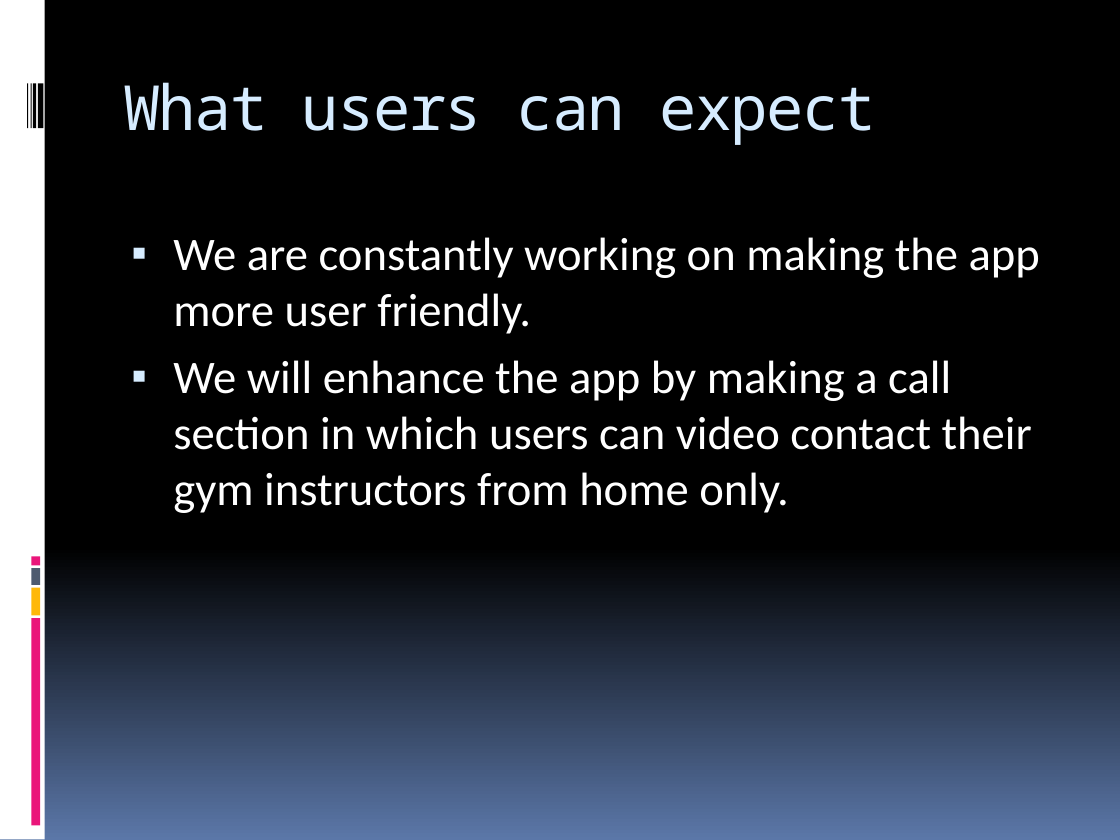
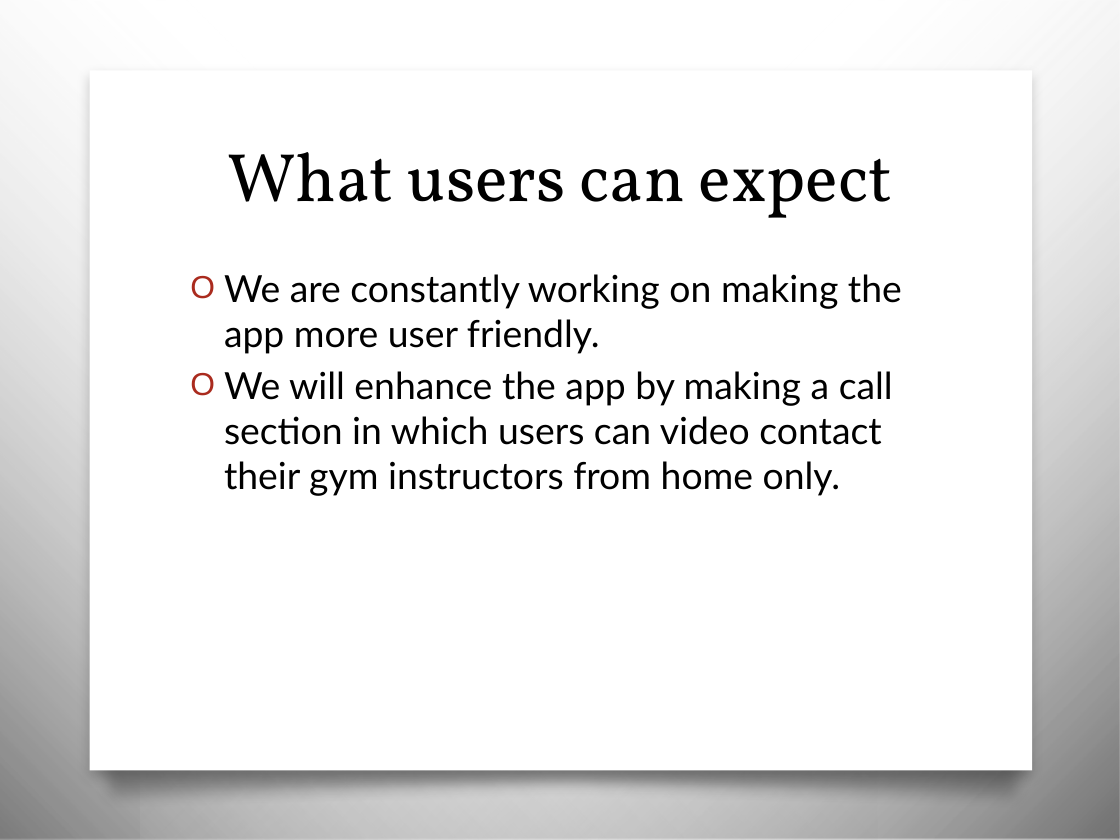
Before and after one commit to Zeo-shark/GymStructor, a slide deck: slide 6 of CODEX Gymstructor.pptx (slide 5 before the commit). Drawn at 1120x840 pixels with LibreOffice and Linux fonts; fonts in the diff are those of the drawing; background and template pictures are left out. Boxes give left, top, right and bottom in pixels: in the first picture for what was removed or moved away, otherwise in the second. Text is boxed around its words. In the diff, an @@ line names an element or a change of style, - is before the commit and + after.

```diff
--- a/CODEX Gymstructor.pptx
+++ b/CODEX Gymstructor.pptx
@@ background gradient #000000 to #5B77A8 to picture (left out) @@
@@ rectangle removed at [0, 0, 45, 840] @@
@@ rectangle added at [0, 0, 877, 840], fill gradient #010101 to #FEFEFE @@
@@ rectangle added at [140, 0, 1120, 840], fill gradient #010101 to #FEFEFE @@
@@ rectangle removed at [27, 83, 28, 128] @@
@@ rectangle removed at [30, 83, 31, 128] @@
@@ rectangle removed at [32, 83, 36, 128] @@
@@ rectangle removed at [38, 83, 44, 128] @@
@@ rectangle added at [90, 71, 1033, 771], fill #FFFFFF @@
@@ title "What users can expect": place and size @@
-title "What users can expect" at [123, 82, 875, 145]
+title "What users can expect" at [228, 152, 893, 218]
@@ title "What users can expect" at [228, 152, 893, 218]: size 40 to 44 pt, font Noto Sans Mono to Vollkorn, text colour #D6ECFF to #000000, letter spacing -1 to 0 pt; alignment left to centre; vertical alignment top to middle @@
@@ text "We are constantly working on ...": place and size @@
-text "We are constantly working on ..." at [173, 237, 1040, 513]
+text "We are constantly working on ..." at [224, 274, 902, 496]
@@ text "We are constantly working on ..." at [224, 274, 902, 496]: size 30 to 24 pt, font Calibri to Lato, text colour #FFFFFF to #000000; bullet ▪ to O; less space between paragraphs; bullet colour #D6ECFF to #AA2B1E @@
@@ rectangle removed at [31, 568, 40, 585] @@
@@ rectangle removed at [31, 557, 40, 566] @@
@@ rectangle removed at [31, 588, 40, 616] @@
@@ rectangle removed at [31, 618, 40, 825] @@
@@ freeform shape added at [77, 744, 1047, 810], fill gradient #010101 @@
```
Also in this commit, not shown: 2 other slides changed, 1 slide added.
